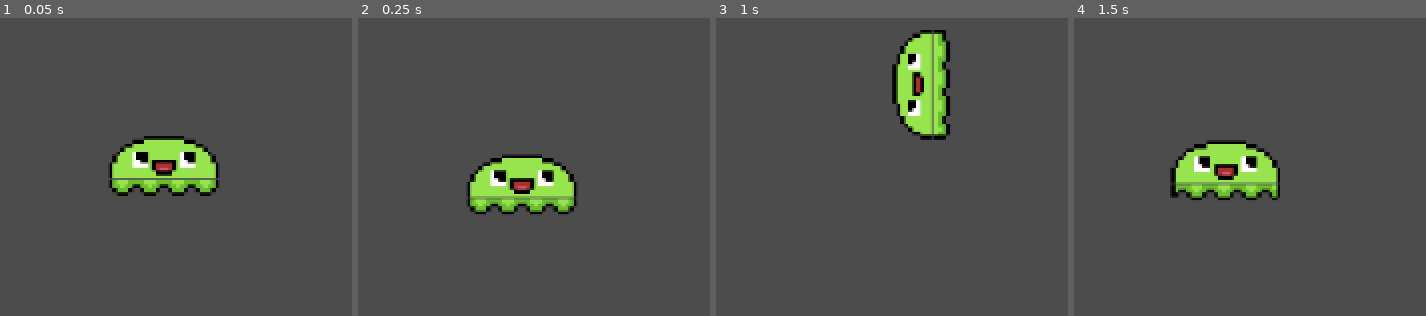
Above: before the commit, frames 1-4 (left to right).
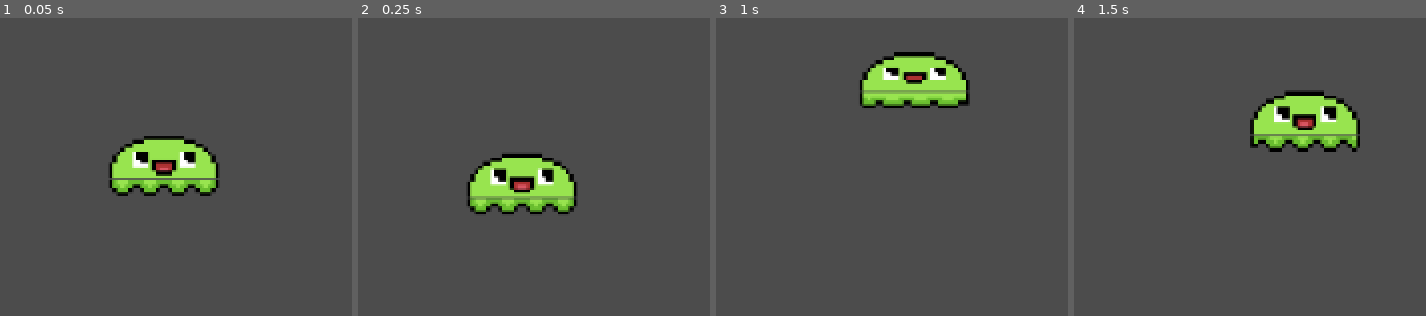
Above: after the commit, the same moments.

Repository: BrooklinJazz/GeweyTheSlime
Game: Godot game, scene res://World.tscn
The game is run twice, just before and just after one commit, with the same random seed, the same clock (stepped at 60 frames per second) and the same inputs.
Inputs:
- Up to frame 1 (0.05 s): no input
- Up to frame 2 (0.25 s): no input
- Up to frame 3 (1 s): hold D (right) from 0.53 s (still down); hold Shift (grip) from 0.53 s (still down); tap Space (jump) at 0.77 s
- Up to frame 4 (1.5 s): keep holding D (right); release Shift (grip) at 1.28 s; tap Shift (grip) at 1.35 s

Frame 1 is identical in both runs. In frame 2, 0.6% of the frame differs, in the area x 33-60%, y 45-60%; in frame 3, 6.5%; in frame 4, 10%, in the area x 27-82%, y 24-62%.

Commit message:
New commit

Diff:
--- a/Player/Character.gd
+++ b/Player/Character.gd
@@ -18,8 +18,7 @@
 	Player.state = StateMachine.get_state()
 
 func update_player_motion(delta: float):
-	Player.motion = Physics.get_motion(delta)
-	move_and_slide(Player.motion, Vector2.UP)
+	Player.motion = move_and_slide(Physics.get_motion(delta), Vector2.UP)
 
 
 func update_player_animations():
--- a/Player/WallMovement.gd
+++ b/Player/WallMovement.gd
@@ -12,17 +12,17 @@
 	if character.rotation_degrees != 90 * reverse_multiplier():
 		character.rotation_degrees = 90 * reverse_multiplier()
 		character.global_position += Vector2(-7, 0) * reverse_multiplier()
-	return Vector2(Player.motion.x, climb(delta))
+	return Vector2(-reverse_multiplier(), climb(delta))
 
 func climb(delta:float) -> float:
-	var motion = Player.motion.y
+	var motion = Player.motion.y # TODO add Brooklyns idea back when it doesnt break everything + Player.motion.x
 	if (Player.state.direction.y.up):
-		motion -= ACCELERATION * delta
+		motion = -ACCELERATION # * delta
 	elif (Player.state.direction.y.down):
-		motion += ACCELERATION *delta
+		motion = ACCELERATION # * delta
 	else:
-		motion *= 0.95
-	return motion * 0.97
+		motion *= 0 #0.95
+	return motion * 1 #0.97
 
 func reverse_multiplier() -> int:
 	for i in range(self.character.get_slide_count()):
--- a/World.tscn
+++ b/World.tscn
@@ -8,7 +8,7 @@
 [node name="StaticBody2D" type="StaticBody2D" parent="."]
 
 [node name="CollisionPolygon2D" type="CollisionPolygon2D" parent="StaticBody2D"]
-polygon = PoolVector2Array( -384, 256, 576, 256, 764.291, 256, 764.293, 128, 573.22, 128, 573.22, 256, 509.529, 256, 509.529, -64, 827.984, -64, 827.982, 320, -384, 320 )
+polygon = PoolVector2Array( -384, 256, 576, 256, 915.56, 256, 915.56, -16, 573.22, -16, 573.22, 256, 509.529, 256, 509.529, -64, 947.405, -64, 947.405, 320, -384, 320 )
 
 [node name="Player" parent="." instance=ExtResource( 1 )]
 position = Vector2( 736.605, 247.269 )
